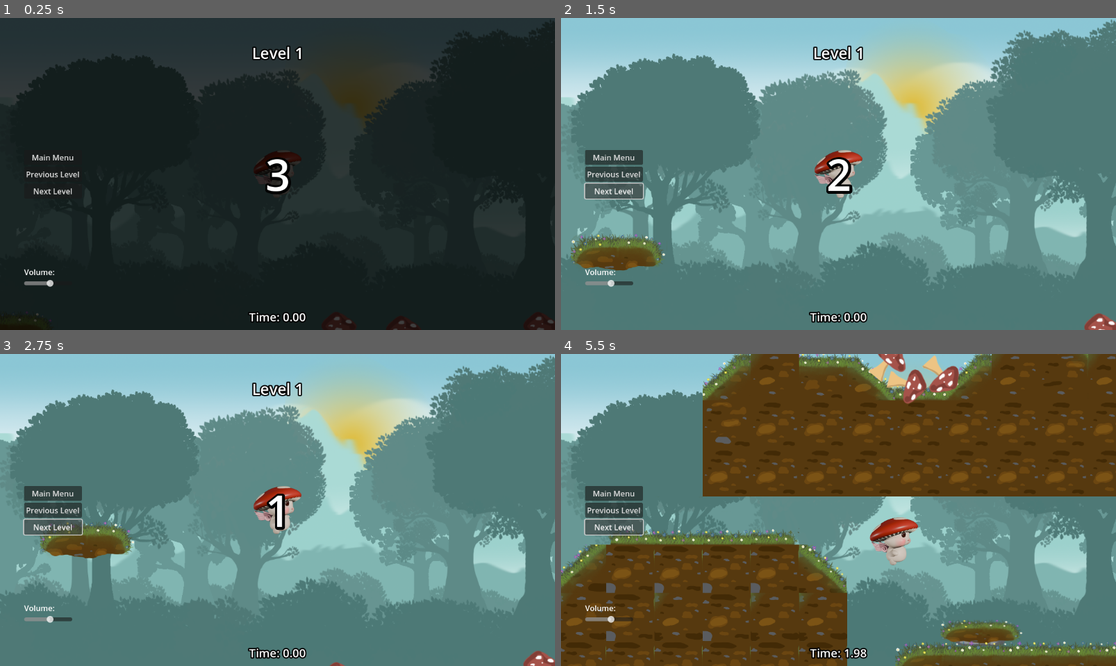
Above: before the commit, frames 1-4 (two rows, left to right).
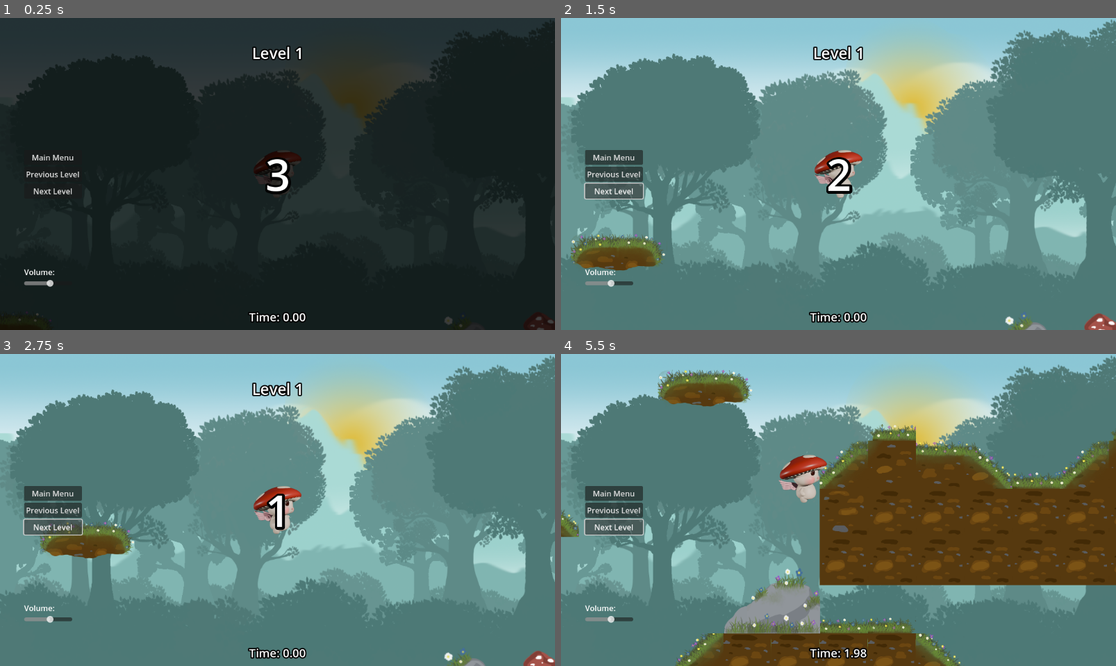
Above: after the commit, the same moments.

Repository: dustngroh/CapstoneProject
Game: Godot game, scene res://scenes/levels/main_levels/level_dustin.tscn
Same seed, same stepped clock (60 frames per second), same inputs: the game is played once before the commit and once after it. This scene is started directly instead of the project's main scene.
Inputs:
- Up to frame 1 (0.25 s): no input
- Up to frame 2 (1.5 s): click "Next Level" at 0.5 s; click "Next Level" at 1.25 s
- Up to frame 3 (2.75 s): hold Right (walk_right) from 2.03 s (still down); tap Space (jump) at 2.27 s
- Up to frame 4 (5.5 s): tap Space (jump) at 3.02, 4.52, 5.27 s; release Right (walk_right) at 3.53 s; hold Left (walk_left) 3.53-4.28 s; hold Right (walk_right) from 4.28 s (still down)

The runs differ from the first frame. In frame 1, 0.1% of the frame differs, in the area x 59-84%, y 95-100%; in frame 2, 0.2%; in frame 3, 0.2%; in frame 4, 67%, in the area x 0-100%, y 0-100%.

Commit message:
Create pushable rock obstacles.

Diff:
--- a/run-game/scenes/entities/characters/player/character_body_2d.gd
+++ b/run-game/scenes/entities/characters/player/character_body_2d.gd
@@ -119,18 +119,25 @@
 			var collision_normal = c.get_normal()
 			var velocity_along_normal = velocity.dot(collision_normal)
 
-			# Apply slowdown for collision along the normal direction
-			velocity -= collision_normal * velocity_along_normal * (1 - collision_slowdown_factor)
-			# Apply a force to the collided object
-			c.get_collider().apply_central_impulse(-collision_normal * push_force)
+			if c.get_collider().is_in_group("rocks"):
+				# rocks slow player and get pushed
+				velocity -= collision_normal * velocity_along_normal * (1 - collision_slowdown_factor)
+				c.get_collider().apply_central_impulse(-collision_normal * push_force)
 
-			# Apply push-back to player
-			if abs(collision_normal.x) > 0.5:  # Only consider collisions along the x-axis
-				if not is_pushed_back:
-					is_pushed_back = true
-					push_back_direction = collision_normal  # Set the direction to push the player back
-					push_back_timer = push_back_duration  # Reset the push-back timer
-					original_velocity = velocity  # Store the current velocity before push-back
+			else:
+				# Other obstacles also apply push-back
+				# Apply slowdown for collision along the normal direction
+				velocity -= collision_normal * velocity_along_normal * (1 - collision_slowdown_factor)
+				# Apply a force to the collided object
+				c.get_collider().apply_central_impulse(-collision_normal * push_force)
+
+				# Apply push-back to player
+				if abs(collision_normal.x) > 0.5:  # Only consider collisions along the x-axis
+					if not is_pushed_back:
+						is_pushed_back = true
+						push_back_direction = collision_normal  # Set the direction to push the player back
+						push_back_timer = push_back_duration  # Reset the push-back timer
+						original_velocity = velocity  # Store the current velocity before push-back
 
 	# Update jumping
 	if is_on_floor() and jumping:
--- /dev/null
+++ b/run-game/scenes/entities/obstacles/rock.tscn
@@ -0,0 +1,34 @@
+[gd_scene load_steps=6 format=3 uid="uid://cujvvfpqkhhb6"]
+
+[ext_resource type="Texture2D" uid="uid://ccelc0atyacya" path="res://assets/level/base_update.png" id="1_q1mlw"]
+
+[sub_resource type="PhysicsMaterial" id="PhysicsMaterial_8eq6k"]
+friction = 0.2
+
+[sub_resource type="AtlasTexture" id="AtlasTexture_3o4f5"]
+atlas = ExtResource("1_q1mlw")
+region = Rect2(1001, 201, 199, 199)
+
+[sub_resource type="RectangleShape2D" id="RectangleShape2D_ruuyw"]
+size = Vector2(154, 46)
+
+[sub_resource type="CircleShape2D" id="CircleShape2D_8n2fy"]
+radius = 57.0351
+
+[node name="Rock" type="RigidBody2D" groups=["rocks"]]
+mass = 20.0
+physics_material_override = SubResource("PhysicsMaterial_8eq6k")
+center_of_mass_mode = 1
+center_of_mass = Vector2(0, -100)
+
+[node name="Sprite2D" type="Sprite2D" parent="."]
+texture = SubResource("AtlasTexture_3o4f5")
+
+[node name="CollisionShape2D" type="CollisionShape2D" parent="."]
+position = Vector2(4, 76)
+shape = SubResource("RectangleShape2D_ruuyw")
+
+[node name="CollisionShape2D2" type="CollisionShape2D" parent="."]
+position = Vector2(0, 64)
+shape = SubResource("CircleShape2D_8n2fy")
+one_way_collision = true
--- /dev/null
+++ b/run-game/scenes/entities/obstacles/rock_big.tscn
@@ -0,0 +1,31 @@
+[gd_scene load_steps=6 format=3 uid="uid://dsdjxq7j8takm"]
+
+[ext_resource type="Texture2D" uid="uid://ccelc0atyacya" path="res://assets/level/base_update.png" id="1_rjv6g"]
+
+[sub_resource type="PhysicsMaterial" id="PhysicsMaterial_8eq6k"]
+friction = 0.2
+
+[sub_resource type="AtlasTexture" id="AtlasTexture_3o4f5"]
+atlas = ExtResource("1_rjv6g")
+region = Rect2(1001, 401, 199, 199)
+
+[sub_resource type="RectangleShape2D" id="RectangleShape2D_ruuyw"]
+size = Vector2(176, 44)
+
+[sub_resource type="RectangleShape2D" id="RectangleShape2D_toxjy"]
+size = Vector2(111, 55)
+
+[node name="BigRock" type="RigidBody2D" groups=["rocks"]]
+mass = 20.0
+physics_material_override = SubResource("PhysicsMaterial_8eq6k")
+
+[node name="Sprite2D" type="Sprite2D" parent="."]
+texture = SubResource("AtlasTexture_3o4f5")
+
+[node name="CollisionShape2D" type="CollisionShape2D" parent="."]
+position = Vector2(11, 77)
+shape = SubResource("RectangleShape2D_ruuyw")
+
+[node name="CollisionShape2D2" type="CollisionShape2D" parent="."]
+position = Vector2(43.5, 27.5)
+shape = SubResource("RectangleShape2D_toxjy")
--- /dev/null
+++ b/run-game/scenes/entities/obstacles/rock_small.tscn
@@ -0,0 +1,24 @@
+[gd_scene load_steps=5 format=3 uid="uid://fw8lws3fjv7p"]
+
+[ext_resource type="Texture2D" uid="uid://ccelc0atyacya" path="res://assets/level/base_update.png" id="1_eff3h"]
+
+[sub_resource type="PhysicsMaterial" id="PhysicsMaterial_8eq6k"]
+friction = 0.2
+
+[sub_resource type="AtlasTexture" id="AtlasTexture_3o4f5"]
+atlas = ExtResource("1_eff3h")
+region = Rect2(1001, 601, 199, 199)
+
+[sub_resource type="RectangleShape2D" id="RectangleShape2D_ruuyw"]
+size = Vector2(78, 31)
+
+[node name="SmallRock" type="RigidBody2D" groups=["rocks"]]
+mass = 10.0
+physics_material_override = SubResource("PhysicsMaterial_8eq6k")
+
+[node name="Sprite2D" type="Sprite2D" parent="."]
+texture = SubResource("AtlasTexture_3o4f5")
+
+[node name="CollisionShape2D" type="CollisionShape2D" parent="."]
+position = Vector2(-5, 83.5)
+shape = SubResource("RectangleShape2D_ruuyw")
--- a/run-game/scenes/levels/main_levels/level_dustin.tscn
+++ b/run-game/scenes/levels/main_levels/level_dustin.tscn
@@ -7,6 +7,9 @@
 [ext_resource type="PackedScene" uid="uid://bt17csp8a4hyi" path="res://scenes/entities/obstacles/mushroom_object.tscn" id="5_0p103"]
 [ext_resource type="PackedScene" uid="uid://dsasg45oijsgd" path="res://scenes/entities/obstacles/mushroom_bounce.tscn" id="5_8m47j"]
 [ext_resource type="PackedScene" uid="uid://r32u6to48vfv" path="res://scenes/entities/obstacles/mushroom_brown.tscn" id="6_3b8md"]
+[ext_resource type="PackedScene" uid="uid://cujvvfpqkhhb6" path="res://scenes/entities/obstacles/rock.tscn" id="6_ag5xh"]
+[ext_resource type="PackedScene" uid="uid://dsdjxq7j8takm" path="res://scenes/entities/obstacles/rock_big.tscn" id="7_65ho5"]
+[ext_resource type="PackedScene" uid="uid://fw8lws3fjv7p" path="res://scenes/entities/obstacles/rock_small.tscn" id="8_20ymr"]
 
 [node name="LevelDustin" instance=ExtResource("1_mebee")]
 
@@ -31,47 +34,44 @@
 [node name="BaseTileMap" parent="." index="9"]
 tile_map_data = PackedByteArray("AAABAAoAAQAAAAAAAAACAAoAAQACAAAAAAADAAoAAQACAAAAAAAEAAoAAQABAAAAAAAFAAoAAQACAAAAAAAGAA …(11024 unchanged characters)…
 
-[node name="BounceMushroom" parent="BaseTileMap" index="0" instance=ExtResource("5_8m47j")]
-position = Vector2(260, 524)
-
-[node name="BounceMushroom4" parent="BaseTileMap" index="1" instance=ExtResource("5_8m47j")]
+[node name="BounceMushroom4" parent="BaseTileMap" index="0" instance=ExtResource("5_8m47j")]
 position = Vector2(1398, 498)
 
-[node name="BounceMushroom5" parent="BaseTileMap" index="2" instance=ExtResource("5_8m47j")]
+[node name="BounceMushroom5" parent="BaseTileMap" index="1" instance=ExtResource("5_8m47j")]
 position = Vector2(1404, 260)
 
-[node name="BounceMushroom6" parent="BaseTileMap" index="3" instance=ExtResource("5_8m47j")]
+[node name="BounceMushroom6" parent="BaseTileMap" index="2" instance=ExtResource("5_8m47j")]
 position = Vector2(1814, 114)
 
-[node name="BounceMushroom7" parent="BaseTileMap" index="4" instance=ExtResource("5_8m47j")]
+[node name="BounceMushroom7" parent="BaseTileMap" index="3" instance=ExtResource("5_8m47j")]
 position = Vector2(1098, 524)
 
-[node name="BounceMushroom2" parent="BaseTileMap" index="5" instance=ExtResource("5_8m47j")]
-position = Vector2(528, 540)
+[node name="Rock" parent="BaseTileMap" index="4" instance=ExtResource("6_ag5xh")]
+position = Vector2(2646, 14)
 
-[node name="BounceMushroom3" parent="BaseTileMap" index="6" instance=ExtResource("5_8m47j")]
-position = Vector2(22, 624)
+[node name="Rock2" parent="BaseTileMap" index="5" instance=ExtResource("6_ag5xh")]
+position = Vector2(812, 584)
 
-[node name="MushroomObject5" parent="." index="11" instance=ExtResource("6_3b8md")]
-position = Vector2(1684, 0)
+[node name="BigRock" parent="BaseTileMap" index="6" instance=ExtResource("7_65ho5")]
+position = Vector2(-774, 1428)
 
-[node name="MushroomObject6" parent="." index="12" instance=ExtResource("6_3b8md")]
-position = Vector2(2171, -86)
+[node name="BigRock2" parent="BaseTileMap" index="7" instance=ExtResource("7_65ho5")]
+position = Vector2(4370, 0)
 
-[node name="MushroomObject7" parent="." index="13" instance=ExtResource("6_3b8md")]
+[node name="BigRock3" parent="BaseTileMap" index="8" instance=ExtResource("8_20ymr")]
+position = Vector2(3150, 36)
+
+[node name="BigRock4" parent="BaseTileMap" index="9" instance=ExtResource("8_20ymr")]
+position = Vector2(3910, 0)
+
+[node name="MushroomObject7" parent="." index="11" instance=ExtResource("6_3b8md")]
 position = Vector2(3444, -281)
 
-[node name="MushroomObject8" parent="." index="14" instance=ExtResource("6_3b8md")]
+[node name="MushroomObject8" parent="." index="12" instance=ExtResource("6_3b8md")]
 position = Vector2(2630, -182)
 
-[node name="MushroomObject" parent="." index="15" instance=ExtResource("5_0p103")]
-position = Vector2(2270, -286)
-
-[node name="MushroomObject2" parent="." index="16" instance=ExtResource("5_0p103")]
+[node name="MushroomObject2" parent="." index="13" instance=ExtResource("5_0p103")]
 position = Vector2(2757, -316)
 
-[node name="MushroomObject3" parent="." index="17" instance=ExtResource("5_0p103")]
-position = Vector2(1997, -186)
-
-[node name="MushroomObject4" parent="." index="18" instance=ExtResource("5_0p103")]
+[node name="MushroomObject4" parent="." index="14" instance=ExtResource("5_0p103")]
 position = Vector2(3661, -111)
Not shown: 1 places in run-game/scenes/levels/main_levels/level_dustin.tscn that only renumber resources
